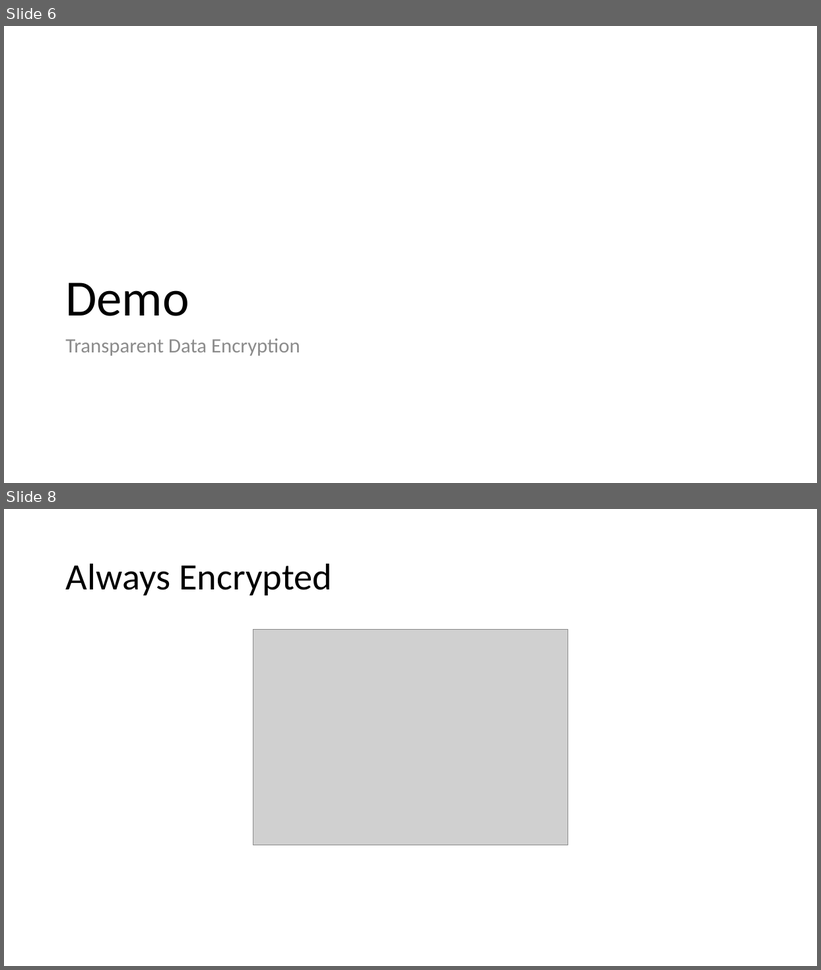
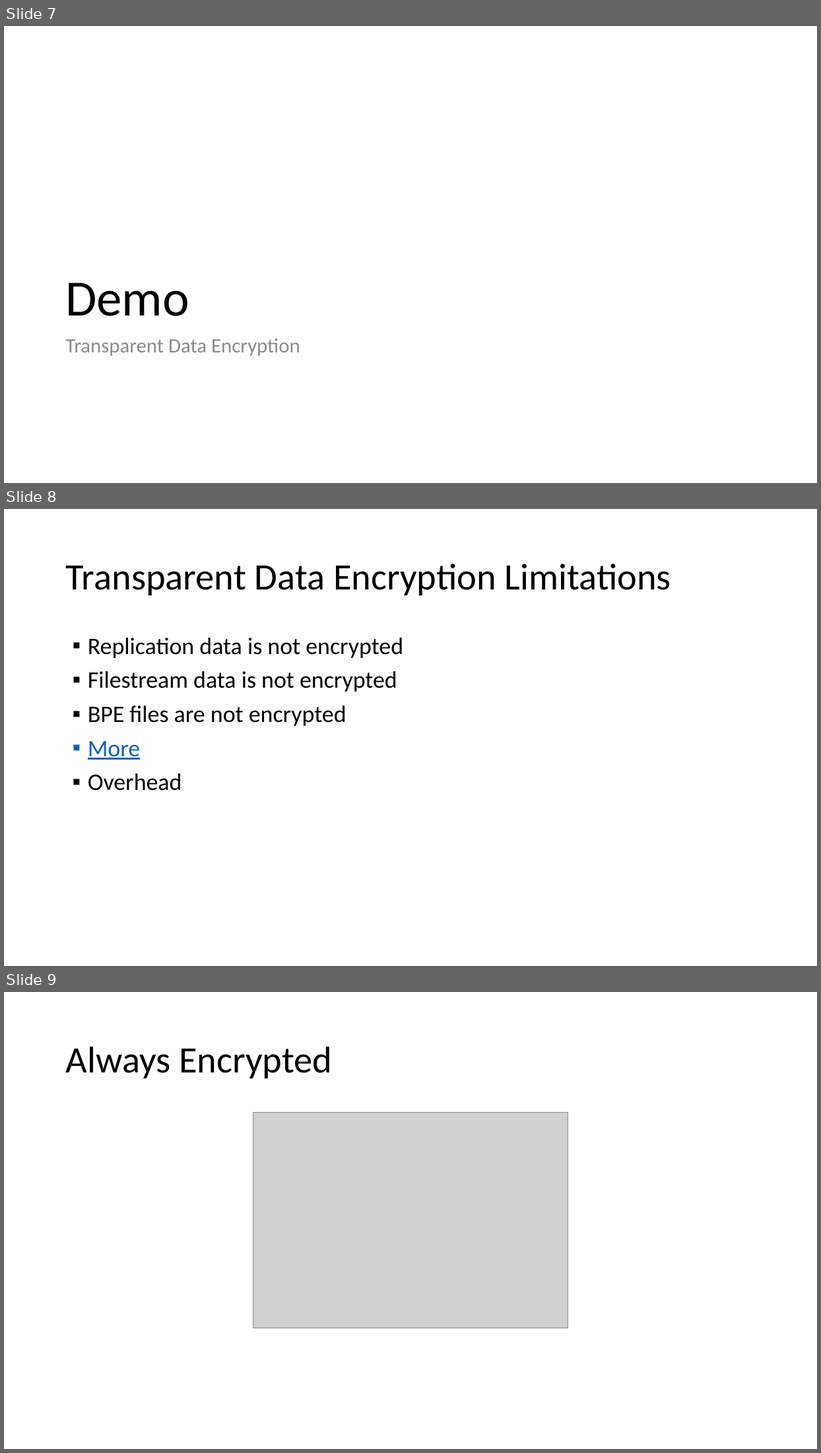
Before and after one commit to way0utwest/EndtoEndEncryptedSQL2016, a slide deck: Getting Started with Encryption in SQL 2016.pptx. Shown one above the other, each under a label of ours: slides 6 and 8 before the commit, slides 7, 8 and 9 after it; the slides between them are not shown. The pictures are 821x970 and 821x1453 pixels, drawn with LibreOffice and Linux fonts; fonts in the diff are those of the drawing; grey boxes stand for pictures. Boxes give left, top, right and bottom in pixels: in the first picture for what was removed or moved away, otherwise in the second. Text is boxed around its words. In the diff, an @@ line names an element or a change of style, - is before the commit and + after.

Commit message:
Limitations Updated
Added limitations slides for each section.

```diff
--- a/Getting Started with Encryption in SQL 2016.pptx
+++ b/Getting Started with Encryption in SQL 2016.pptx
@@ slide 8 added at (4,509,817,966), background #FFFFFF @@
@@ title added at (66,564,671,595), 44 pt, text #000000 @@
+Transparent Data Encryption Limitations
@@ text added at (88,638,403,791), 28 pt, text #000000 @@
+▪ Replication data is not encrypted
+▪ Filestream data is not encrypted
+▪ BPE files are not encrypted
+▪ More
+▪ Overhead
@@ what was slide 6 is now slide 7 @@
@@ what was slide 8 is now slide 9 @@
```
Also in this commit, not shown: 2 other slides added.
